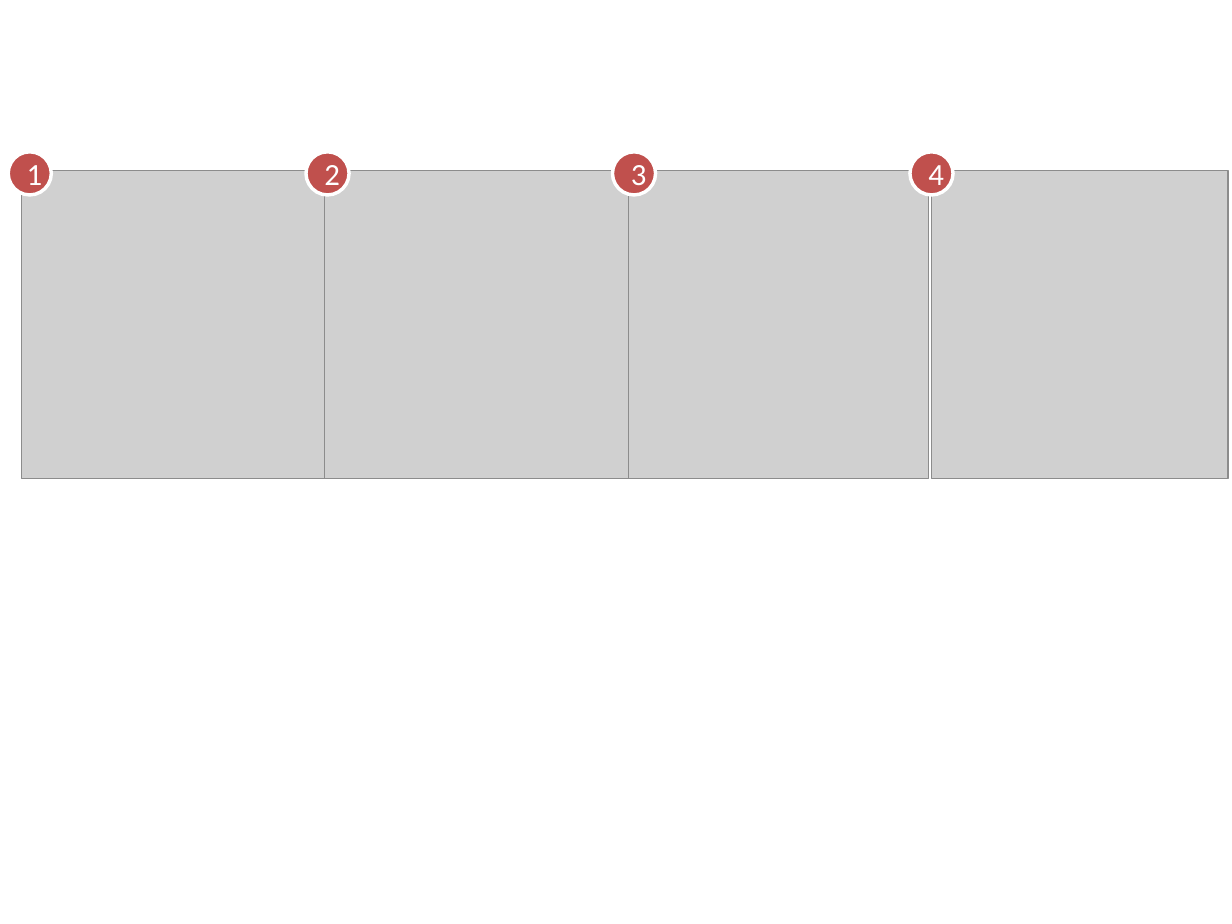
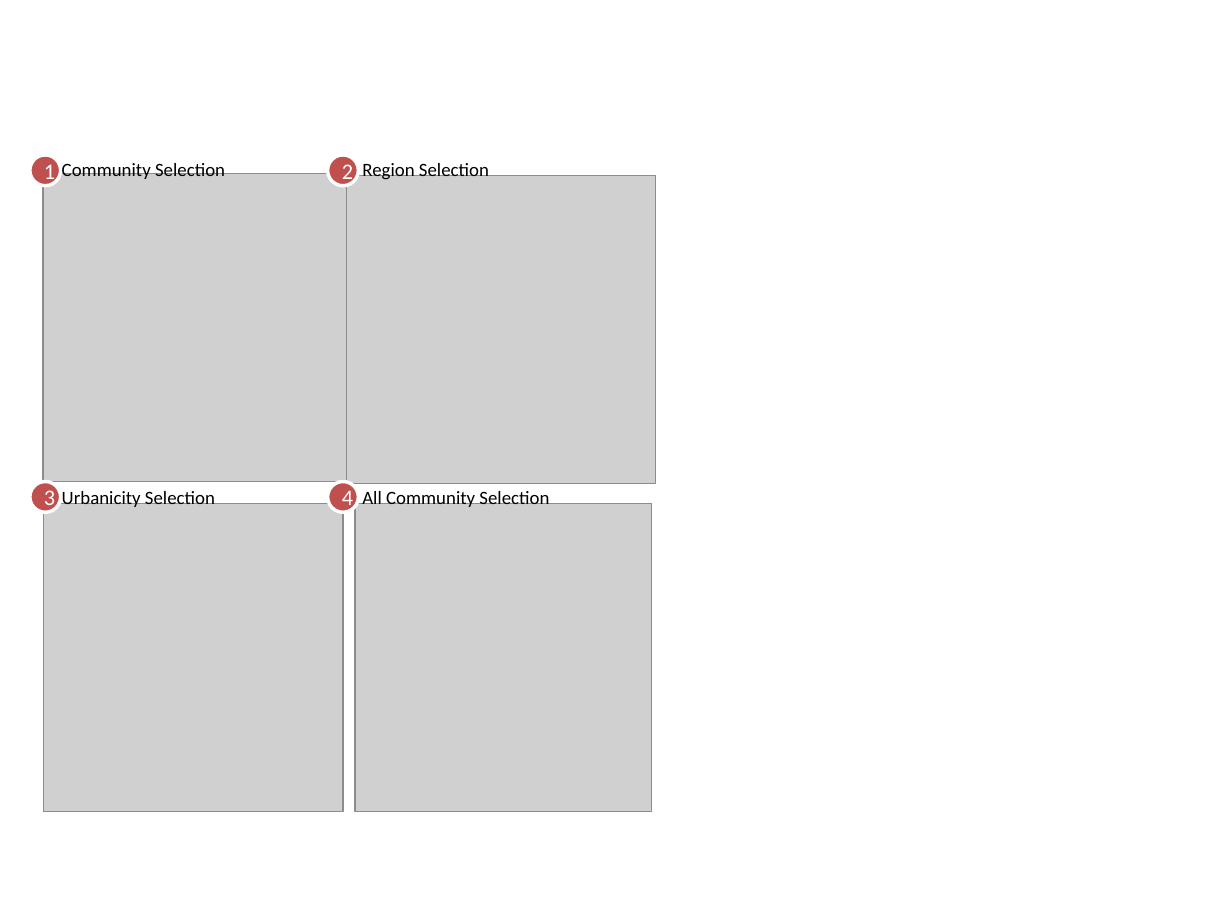
Before and after one commit to gammarama/DataExpo2013, a slide deck: slide 2 of paper/images/images.pptx. Drawn at 1232x924 pixels with LibreOffice and Linux fonts; fonts in the diff are those of the drawing; grey boxes stand for pictures. Boxes give left, top, right and bottom in pixels: in the first picture for what was removed or moved away, otherwise in the second. Text is boxed around its words. In the diff, an @@ line names an element or a change of style, - is before the commit and + after.

```diff
--- a/paper/images/images.pptx
+++ b/paper/images/images.pptx
@@ rectangle added at (21, 152, 699, 841), fill #FFFFFF, outline #FFFFFF 2 pt @@
@@ ellipse "1": place and size @@
-ellipse "1" at (9, 152, 52, 195)
+ellipse "1" at (30, 155, 60, 186)
@@ picture: place and size @@
-picture at (21, 170, 326, 478)
+picture at (43, 174, 349, 482)
@@ text added at (62, 161, 225, 179), 11 pt, text #000000 @@
+Community Selection
@@ ellipse "2": place and size @@
-ellipse "2" at (306, 152, 349, 195)
+ellipse "2" at (328, 155, 359, 186)
@@ picture: place and size @@
-picture at (325, 170, 634, 478)
+picture at (346, 175, 655, 483)
@@ text added at (362, 161, 489, 179), 11 pt, text #000000 @@
+Region Selection
@@ ellipse "3": place and size @@
-ellipse "3" at (612, 152, 655, 195)
+ellipse "3" at (30, 482, 60, 513)
@@ picture: place and size @@
-picture at (628, 170, 929, 478)
+picture at (43, 504, 344, 812)
@@ text added at (62, 489, 215, 507), 11 pt, text #000000 @@
+Urbanicity Selection
@@ size 18 to 13 pt in 4 elements at (30, 155, 60, 186), (328, 155, 359, 186), (30, 482, 60, 513), (328, 482, 359, 513) @@
@@ ellipse "4": place and size @@
-ellipse "4" at (910, 152, 954, 195)
+ellipse "4" at (328, 482, 359, 513)
@@ picture: place and size @@
-picture at (931, 170, 1228, 478)
+picture at (355, 504, 652, 812)
@@ text added at (362, 489, 549, 507), 11 pt, text #000000 @@
+All Community Selection
```
Also in this commit, not shown: 1 other slide changed, 3 slides added, 1 slide removed, 10 other files.
